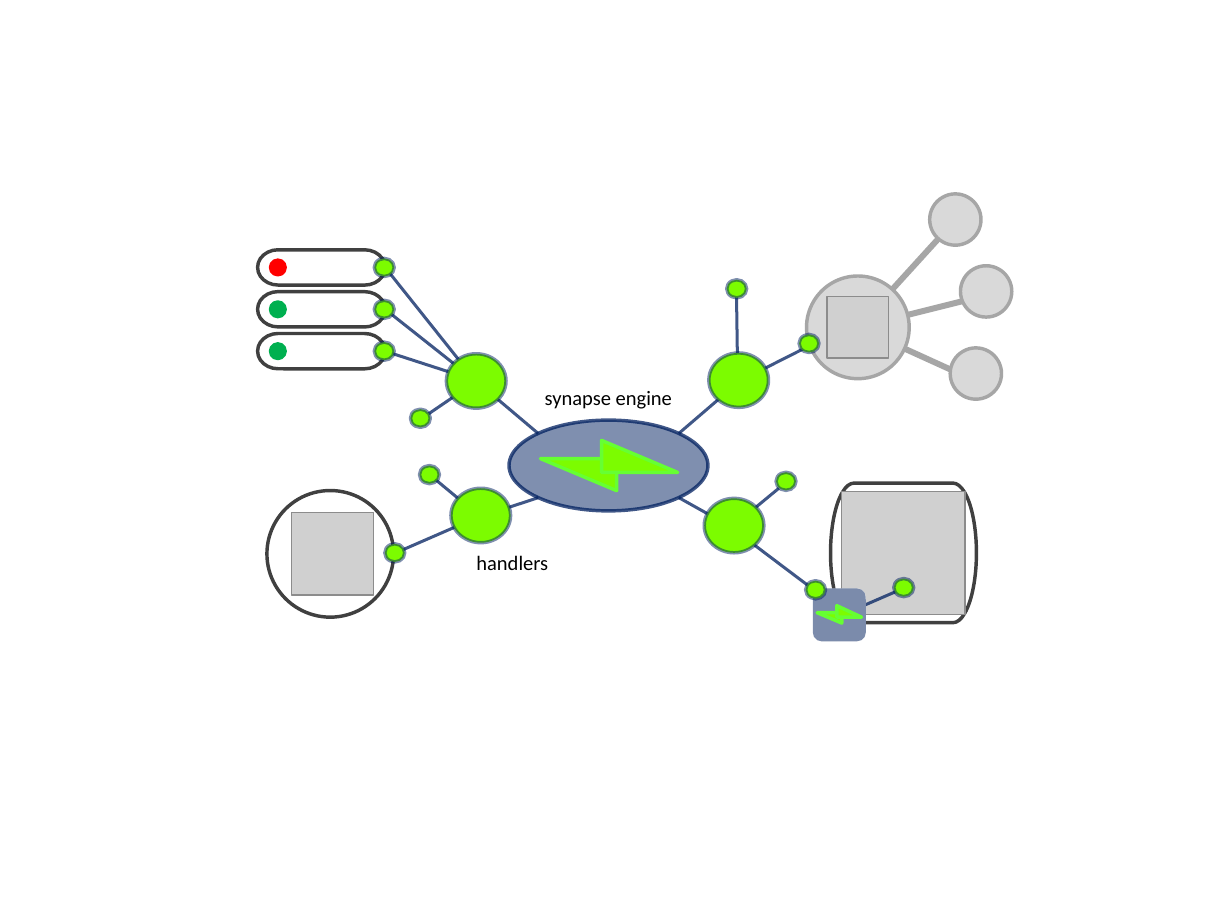
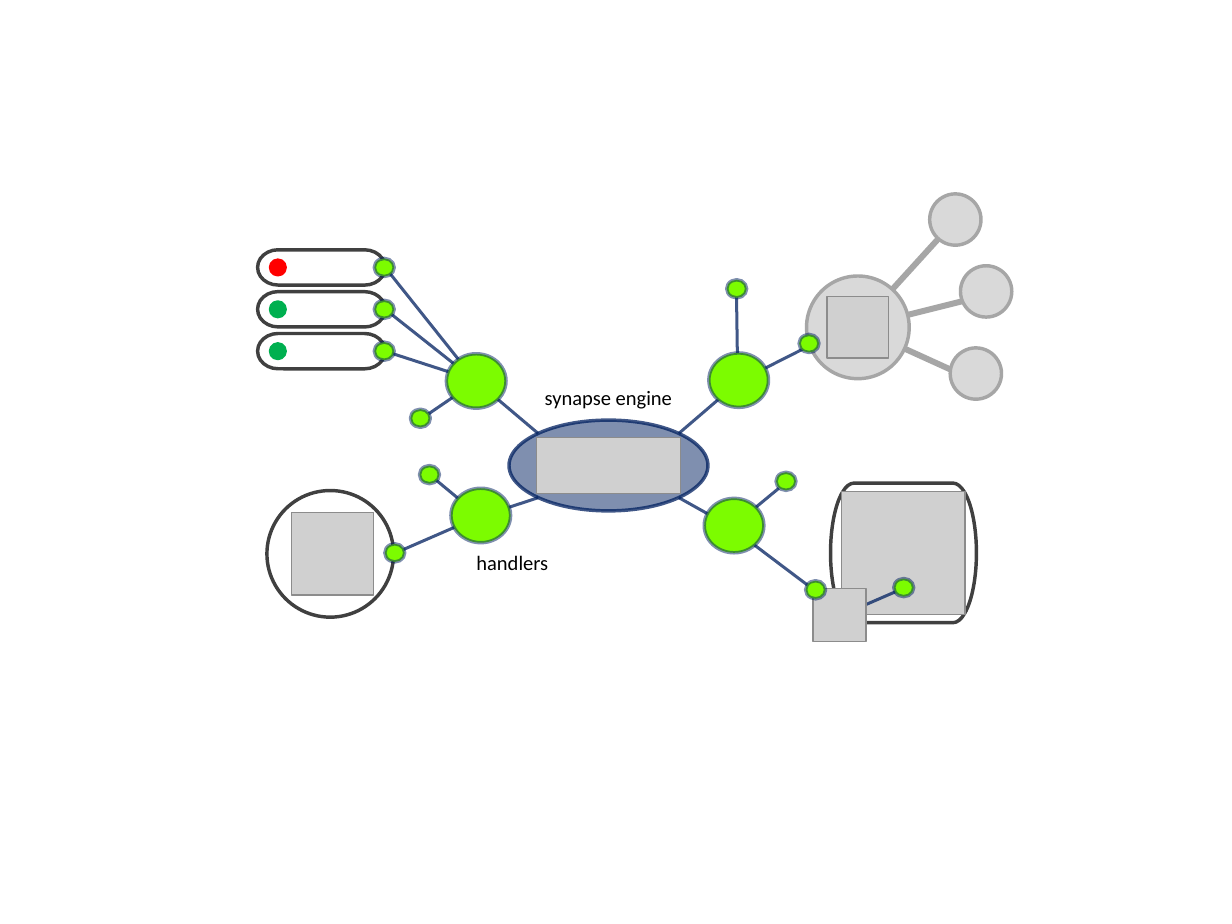
Before and after one commit to SynapseProject/synapse.core.net, a slide deck: slide 5 of resources/graphics.pptx. Drawn at 1232x924 pixels with LibreOffice and Linux fonts; fonts in the diff are those of the drawing; grey boxes stand for pictures. Boxes give left, top, right and bottom in pixels: in the first picture for what was removed or moved away, otherwise in the second. Text is boxed around its words. In the diff, an @@ line names an element or a change of style, - is before the commit and + after.

```diff
--- a/resources/graphics.pptx
+++ b/resources/graphics.pptx
@@ picture added at (537, 437, 681, 494) @@
@@ picture added at (813, 589, 866, 642) @@
@@ group removed at (541, 440, 866, 642): 4 right triangles, 2 rounded rectangles @@
```
Also in this commit, not shown: 3 other slides changed, 1 slide added, 11 other files.
